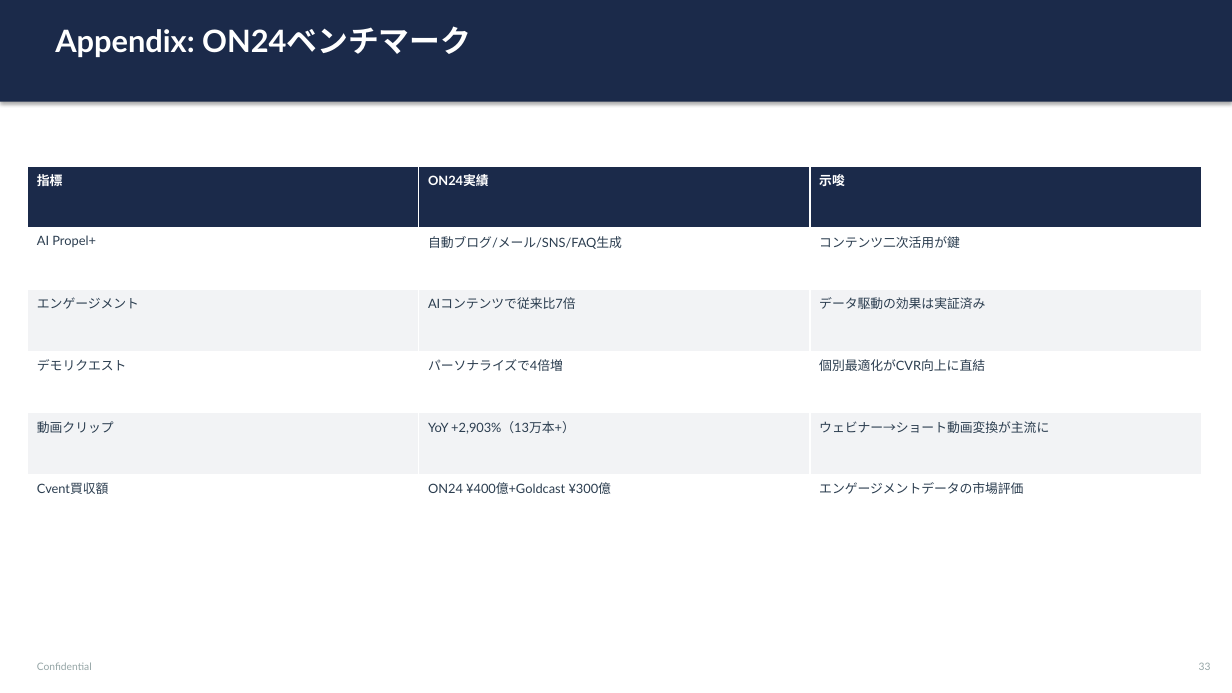
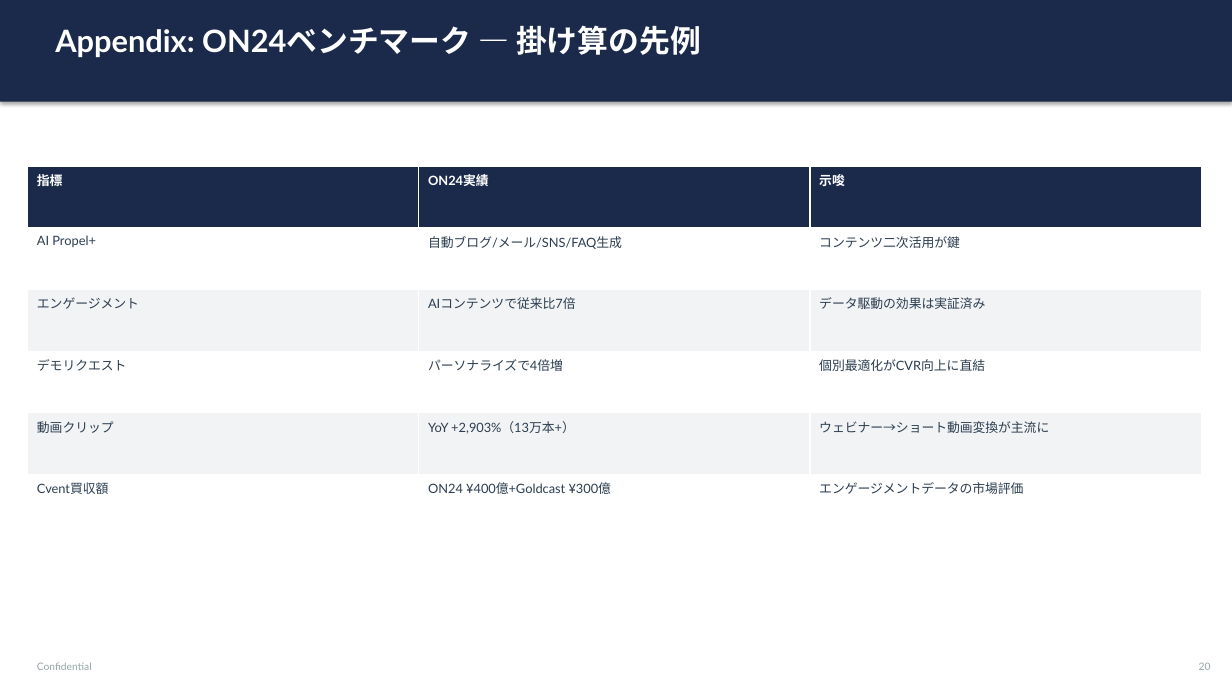
Before and after one commit to kapigon001/nexpro-strategy, a slide deck: slide 20 of output/nexpro_strategy_presentation.pptx (slide 33 before the commit). Drawn at 1232x693 pixels with LibreOffice and Linux fonts; fonts in the diff are those of the drawing. Boxes give left, top, right and bottom in pixels: in the first picture for what was removed or moved away, otherwise in the second. Text is boxed around its words. In the diff, an @@ line names an element or a change of style, - is before the commit and + after.

```diff
--- a/output/nexpro_strategy_presentation.pptx
+++ b/output/nexpro_strategy_presentation.pptx
@@ text at [55, 25, 701, 57]: text changed @@
-Appendix: ON24ベンチマーク
+Appendix: ON24ベンチマーク — 掛け算の先例
```
Also in this commit, not shown: 10 other slides changed, 11 slides added, 24 slides removed, 2 other files.
